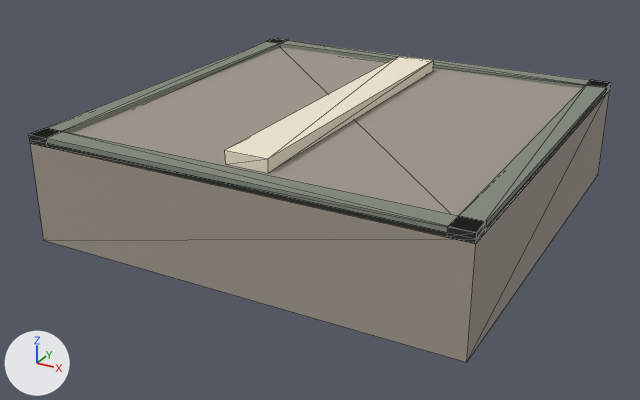
Two versions of the glTF model assets/Blocks/glTF/Block_Road_Main.glb, one commit apart.
The view is the same before and after, from a 50 mm lens placed at (0.906, -1.77, 0.763), pointed at (-0.03, -0.068, -0.088). Lighting does not change. The marker at lower left points along +X, +Y and +Z. The first picture is the older version. Mesh edges are drawn as thin lines. Where no turn or scale is listed for an object, it has been applied to the vertices. Vertices at exactly the same position are counted once.

The first picture shows 'geometry_0'.
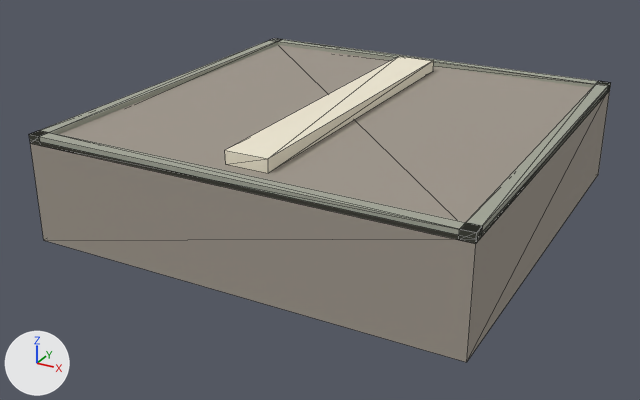
The change in detail:
me_geometry_0 has 40 vertices, 72 faces and spans x -0.5..0.5, y -0.5..0.5, z -0.12..0.15.
me_geometry_0 is used by ob_geometry_0; location (0.0, 0.0, 0.0).
me_geometry_0 part 1: all 4 vertices in x -0.45, y -0.5..0.5, z 0.111..0.131 are moved by (-0.02, 0.0, 0.0).
me_geometry_0 part 2: all 4 vertices in x -0.5..0.5, y -0.45, z 0.111..0.131 are moved by (0.0, -0.02, 0.0).
me_geometry_0 part 3: all 4 vertices in x -0.5..0.5, y 0.45, z 0.111..0.131 are moved by (0.0, 0.02, 0.0).
me_geometry_0 part 4: all 4 vertices in x 0.45, y -0.5..0.5, z 0.111..0.131 are moved by (0.02, 0.0, 0.0).
me_geometry_0 part 5: 48 faces centred in x -0.5..0.5, y -0.5..0.5, z 0.111..0.131 are repainted in the vertex colours; the middle colour goes from grey #838b7d to grey #a5a89a.

Boxes [x1, y1, x2, y2] around the edits, measured in the pictures (640 x 400 px; the box of a moved part takes in the faces that stretch with it):
'geometry_0', reshaped, recoloured: [29, 38, 611, 362] in both
part 1 of me_geometry_0, moved or reshaped: before [29, 38, 287, 147]; after [29, 38, 282, 146]
part 2 of me_geometry_0, moved or reshaped: before [29, 128, 486, 240]; after [29, 131, 482, 242]
part 3 of me_geometry_0, moved or reshaped: before [267, 38, 610, 93]; after [272, 38, 611, 92]
part 4 of me_geometry_0, moved or reshaped: before [447, 80, 610, 244]; after [459, 81, 610, 244]
part 5 of me_geometry_0, recoloured: [29, 38, 611, 244] in both
